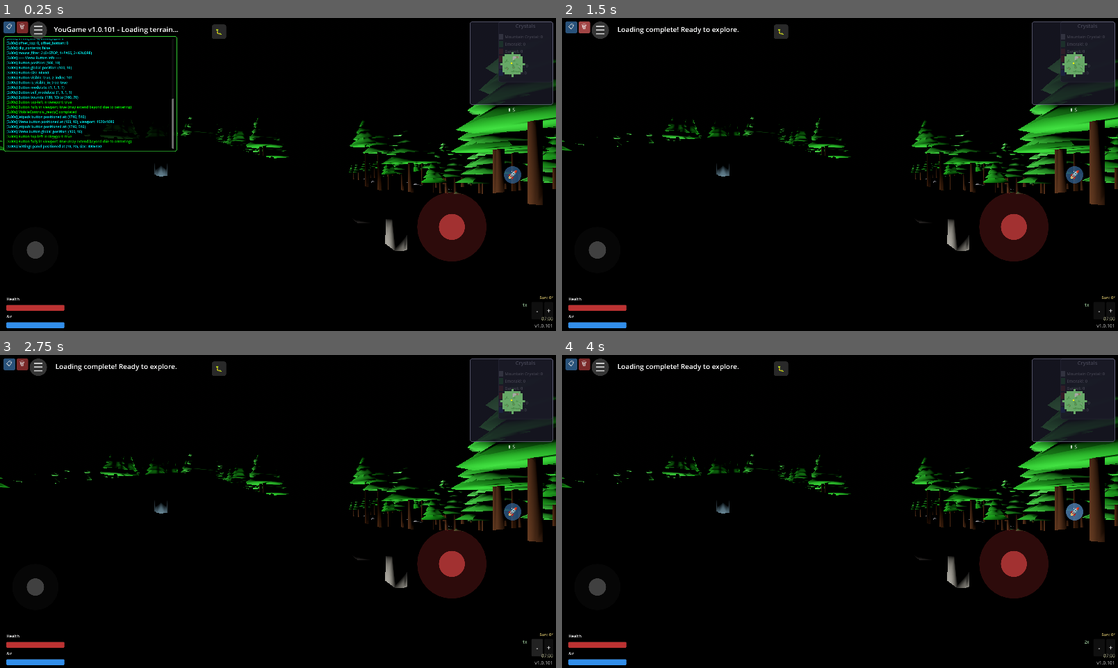
Above: before the commit, frames 1-4 (two rows, left to right).
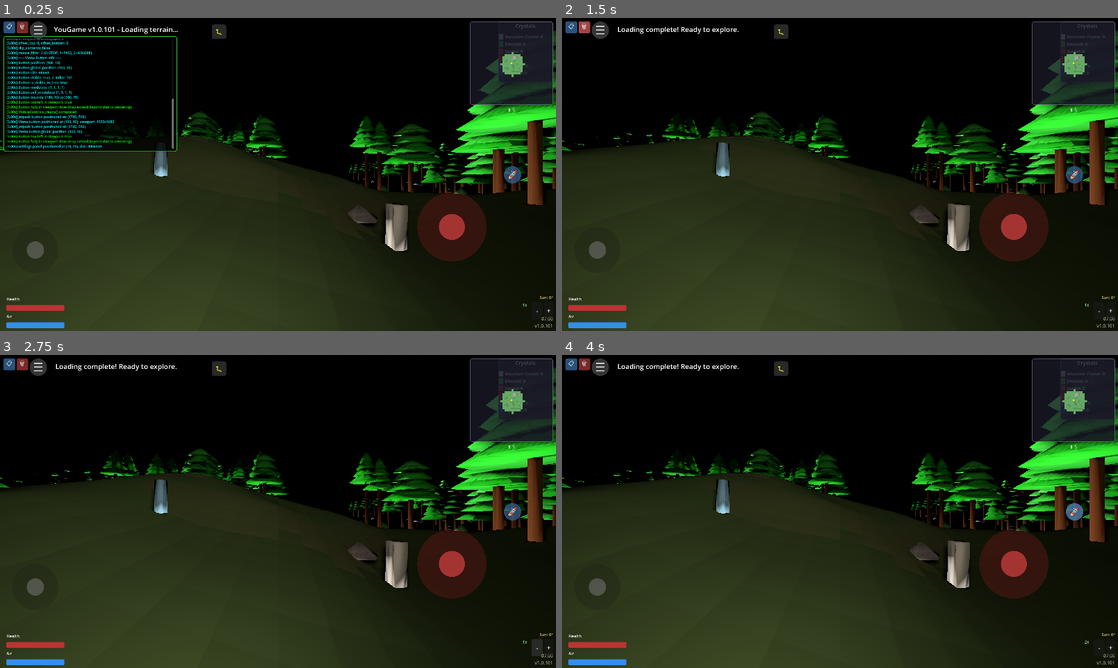
Above: after the commit, the same moments.

Repository: felix-dieterle/YouGame_godot4_public
Game: Godot game, scene res://scenes/main.tscn
Same seed, same stepped clock (60 frames per second), same inputs: the game is played once before the commit and once after it.
Inputs:
- Up to frame 1 (0.25 s): no input
- Up to frame 2 (1.5 s): click "📋" at 0.5 s; click "🗑" at 1.25 s
- Up to frame 3 (2.75 s): click "-" at 2 s
- Up to frame 4 (4 s): click "+" at 2.75 s; click "🚀" at 3.5 s

The runs differ from the first frame. In frame 1, 45% of the frame differs, in the area x 0-100%, y 4-100%; in frame 2, 46%; in frame 3, 46%; in frame 4, 46%.

Commit message:
Add flashlight feature with large light cone, default ON, and inventory integration
Co-authored-by: felix-dieterle <1490062+felix-dieterle@users.noreply.github.com>

Diff:
--- a/project.godot
+++ b/project.godot
@@ -65,6 +65,11 @@
 "events": [Object(InputEventKey,"resource_local_to_scene":false,"resource_name":"","device":-1,"window_id":0,"alt_press …(192 unchanged characters)…
 ]
 }
+toggle_flashlight={
+"deadzone": 0.5,
+"events": [Object(InputEventKey,"resource_local_to_scene":false,"resource_name":"","device":-1,"window_id":0,"alt_pressed":false,"shift_pressed":false,"ctrl_pressed":false,"meta_pressed":false,"pressed":false,"keycode":0,"physical_keycode":76,"key_label":0,"unicode":108,"location":0,"echo":false,"script":null)
+]
+}
 
 [rendering]
 
--- a/scripts/player.gd
+++ b/scripts/player.gd
@@ -86,6 +86,14 @@
 var mushroom_count: int = 0  # Player starts with 0 mushrooms
 var bottle_fill_level: float = 100.0  # Drinking bottle fill level (0-100)
 
+# Flashlight system
+@export var flashlight_energy: float = 3.0  # Brightness of flashlight
+@export var flashlight_range: float = 50.0  # How far the flashlight reaches
+@export var flashlight_angle: float = 75.0  # Outer cone angle (large cone)
+@export var flashlight_angle_attenuation: float = 0.5  # Attenuation of light cone
+var flashlight: SpotLight3D = null  # Reference to the flashlight node
+var flashlight_enabled: bool = true  # Flashlight state (default is ON)
+
 # Glide state - tracks if player was using jetpack and should now glide
 var is_gliding: bool = false
 var was_jetpack_active: bool = false
@@ -116,6 +124,9 @@
     add_child(camera)
     camera.position = Vector3(0, camera_height, camera_distance)
     camera.look_at(global_position, Vector3.UP)
+
+    # Setup flashlight (attached to camera)
+    _setup_flashlight()
 
     # Find world manager
     world_manager = get_tree().get_first_node_in_group("WorldManager")
@@ -347,6 +358,10 @@
     if event.is_action_pressed("toggle_inventory"):
         _toggle_inventory()
 
+    # Toggle flashlight
+    if event.is_action_pressed("toggle_flashlight"):
+        _toggle_flashlight()
+
     # Camera zoom (only in third-person)
     if not is_first_person and event is InputEventMouseButton:
         if event.button_index == MOUSE_BUTTON_WHEEL_UP:
@@ -762,6 +777,12 @@
         if "bottle_fill_level" in player_data:
             bottle_fill_level = player_data["bottle_fill_level"]
 
+        # Restore flashlight state
+        if "flashlight_enabled" in player_data:
+            flashlight_enabled = player_data["flashlight_enabled"]
+            if flashlight:
+                flashlight.visible = flashlight_enabled
+
         print("Player: Loaded saved position: ", global_position)
 
 ## Place a torch at the player's current position
@@ -825,3 +846,44 @@
     var ui_manager = get_tree().get_first_node_in_group("UIManager")
     if ui_manager and ui_manager.has_method("toggle_inventory_ui"):
         ui_manager.toggle_inventory_ui()
+
+## Setup flashlight attached to camera
+func _setup_flashlight() -> void:
+    flashlight = SpotLight3D.new()
+    flashlight.name = "Flashlight"
+
+    # Configure light properties for large light cone
+    flashlight.light_energy = flashlight_energy
+    flashlight.spot_range = flashlight_range
+    flashlight.spot_angle = flashlight_angle  # Large cone angle
+    flashlight.spot_angle_attenuation = flashlight_angle_attenuation
+    flashlight.light_color = Color(1.0, 0.95, 0.9)  # Slightly warm white
+    flashlight.shadow_enabled = true
+
+    # Attach flashlight to camera so it points where player looks
+    camera.add_child(flashlight)
+    flashlight.position = Vector3.ZERO  # Same position as camera
+
+    # Flashlight is on by default
+    flashlight.visible = flashlight_enabled
+
+    print("Player: Flashlight created and attached to camera (default: ON)")
+
+## Toggle flashlight on/off
+func _toggle_flashlight() -> void:
+    flashlight_enabled = not flashlight_enabled
+
+    if flashlight:
+        flashlight.visible = flashlight_enabled
+
+    # Update UI
+    var ui_manager = get_tree().get_first_node_in_group("UIManager")
+    if ui_manager and ui_manager.has_method("show_message"):
+        var status = "ON" if flashlight_enabled else "OFF"
+        ui_manager.show_message("Flashlight: %s" % status, 1.5)
+
+    # Update inventory UI
+    if ui_manager and ui_manager.has_method("update_flashlight_status"):
+        ui_manager.update_flashlight_status(flashlight_enabled)
+
+    print("Player: Flashlight toggled ", "ON" if flashlight_enabled else "OFF")
--- a/scripts/save_game_manager.gd
+++ b/scripts/save_game_manager.gd
@@ -19,7 +19,8 @@
         "current_health": 100.0,  # Current health
         "flint_stone_count": 2,  # Number of flint stones in inventory
         "mushroom_count": 0,  # Number of mushrooms in inventory
-        "bottle_fill_level": 100.0  # Drinking bottle fill level (0-100)
+        "bottle_fill_level": 100.0,  # Drinking bottle fill level (0-100)
+        "flashlight_enabled": true  # Flashlight state (default ON)
     },
     "world": {
         "seed": 12345,
@@ -87,6 +88,7 @@
         var flint_stone_count = player.flint_stone_count if "flint_stone_count" in player else 2
         var mushroom_count = player.mushroom_count if "mushroom_count" in player else 0
         var bottle_fill_level = player.bottle_fill_level if "bottle_fill_level" in player else 100.0
+        var flashlight_enabled = player.flashlight_enabled if "flashlight_enabled" in player else true
         update_player_data(
             player.global_position,
             player.rotation.y,
@@ -98,7 +100,8 @@
             current_health,
             flint_stone_count,
             mushroom_count,
-            bottle_fill_level
+            bottle_fill_level,
+            flashlight_enabled
         )
 
     # Collect all placed torches in the world
@@ -183,6 +186,7 @@
     config.set_value("player", "flint_stone_count", save_data["player"]["flint_stone_count"])
     config.set_value("player", "mushroom_count", save_data["player"]["mushroom_count"])
     config.set_value("player", "bottle_fill_level", save_data["player"]["bottle_fill_level"])
+    config.set_value("player", "flashlight_enabled", save_data["player"]["flashlight_enabled"])
 
     # Save inventory (convert dictionary to JSON string for easier storage)
     var inventory_json = JSON.stringify(save_data["player"]["inventory"])
@@ -261,6 +265,7 @@
     save_data["player"]["flint_stone_count"] = config.get_value("player", "flint_stone_count", 2)
     save_data["player"]["mushroom_count"] = config.get_value("player", "mushroom_count", 0)
     save_data["player"]["bottle_fill_level"] = config.get_value("player", "bottle_fill_level", 100.0)
+    save_data["player"]["flashlight_enabled"] = config.get_value("player", "flashlight_enabled", true)
 
     # Load inventory (parse from JSON string)
     var inventory_json = config.get_value("player", "inventory", "{}")
@@ -317,7 +322,7 @@
     return true
 
 # Update player data for saving
-func update_player_data(position: Vector3, rotation_y: float …(214 unchanged characters)… nt = 0, bottle_fill_level: float = 100.0) -> void:
+func update_player_data(position: Vector3, rotation_y: float …(214 unchanged characters)… nt = 0, bottle_fill_level: float = 100.0, flashlight_enabled: bool = true) -> void:
     save_data["player"]["position"] = position
     save_data["player"]["rotation_y"] = rotation_y
     save_data["player"]["is_first_person"] = is_first_person
@@ -329,6 +334,7 @@
     save_data["player"]["flint_stone_count"] = flint_stone_count
     save_data["player"]["mushroom_count"] = mushroom_count
     save_data["player"]["bottle_fill_level"] = bottle_fill_level
+    save_data["player"]["flashlight_enabled"] = flashlight_enabled
 
 # Update world data for saving
 func update_world_data(seed: int, player_chunk: Vector2i, torches: Array = [], campfires: Array = []) -> void:
--- a/scripts/ui_manager.gd
+++ b/scripts/ui_manager.gd
@@ -21,6 +21,7 @@
 var flint_stone_count_label: Label  # Label for flint stone count
 var mushroom_count_label: Label  # Label for mushroom count
 var bottle_fill_label: Label  # Label for bottle fill level
+var flashlight_status_label: Label  # Label for flashlight status
 var selected_item_label: Label  # Label for selected item
 var air_bar: ProgressBar  # Air bar
 var health_bar: ProgressBar  # Health bar
@@ -759,6 +760,24 @@
 
     vbox.add_child(bottle_hbox)
 
+    # Flashlight status
+    var flashlight_hbox = HBoxContainer.new()
+    flashlight_hbox.add_theme_constant_override("separation", 10)
+
+    var flashlight_icon = ColorRect.new()
+    flashlight_icon.custom_minimum_size = Vector2(32, 32)
+    flashlight_icon.color = Color(1.0, 0.95, 0.7)  # Bright white/yellow for flashlight
+    flashlight_hbox.add_child(flashlight_icon)
+
+    flashlight_status_label = Label.new()
+    flashlight_status_label.text = "Flashlight: ON"
+    flashlight_status_label.add_theme_font_size_override("font_size", 20)
+    flashlight_status_label.add_theme_color_override("font_color", Color(0.9, 0.9, 1.0))
+    flashlight_status_label.size_flags_horizontal = Control.SIZE_EXPAND_FILL
+    flashlight_hbox.add_child(flashlight_status_label)
+
+    vbox.add_child(flashlight_hbox)
+
     # Selected item
     var separator2 = HSeparator.new()
     vbox.add_child(separator2)
@@ -783,7 +802,7 @@
 
     # Instructions
     var instructions = Label.new()
-    instructions.text = "Press 'I' to close inventory\nPress 'F' to place torch\nPress 'C' to use flint stones (create campfire)"
+    instructions.text = "Press 'I' to close inventory\nPress 'F' to place torch\nPress 'C' to use flint stones (create campfire)\nPress 'L' to toggle flashlight"
     instructions.horizontal_alignment = HORIZONTAL_ALIGNMENT_CENTER
     instructions.add_theme_font_size_override("font_size", 14)
     instructions.add_theme_color_override("font_color", Color(0.7, 0.7, 0.7))
@@ -802,6 +821,8 @@
             update_mushroom_count(player.mushroom_count)
         if "bottle_fill_level" in player:
             update_bottle_fill_level(player.bottle_fill_level)
+        if "flashlight_enabled" in player:
+            update_flashlight_status(player.flashlight_enabled)
 
 ## Toggle inventory UI visibility
 func toggle_inventory_ui() -> void:
@@ -974,3 +995,8 @@
 func update_bottle_fill_level(level: float) -> void:
     if bottle_fill_label:
         bottle_fill_label.text = "Water Bottle: %d%%" % int(level)
+
+## Update flashlight status display
+func update_flashlight_status(enabled: bool) -> void:
+    if flashlight_status_label:
+        flashlight_status_label.text = "Flashlight: %s" % ("ON" if enabled else "OFF")
